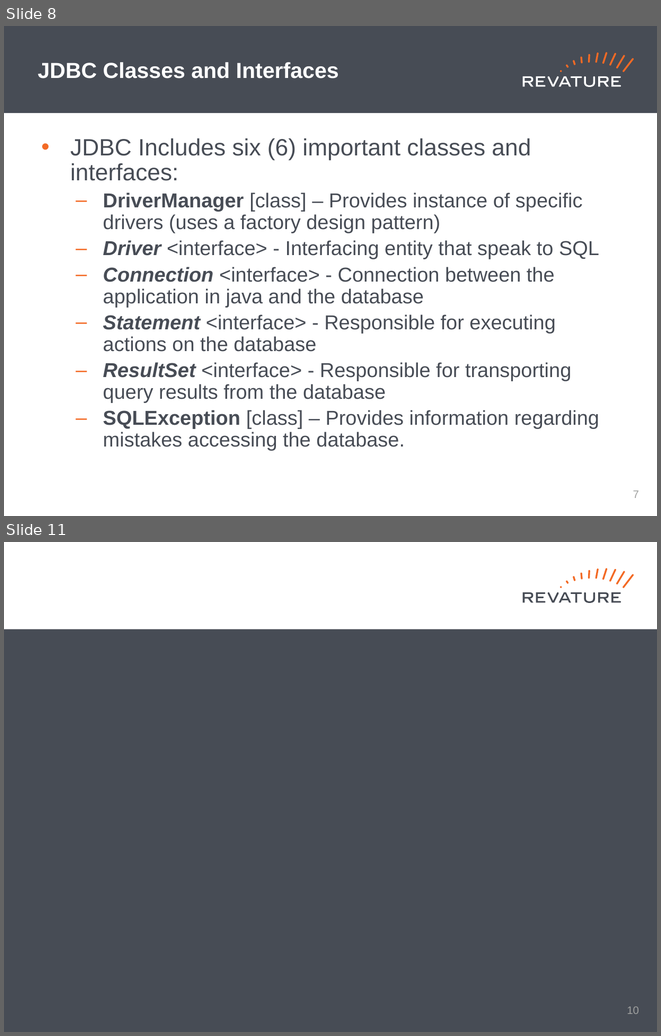
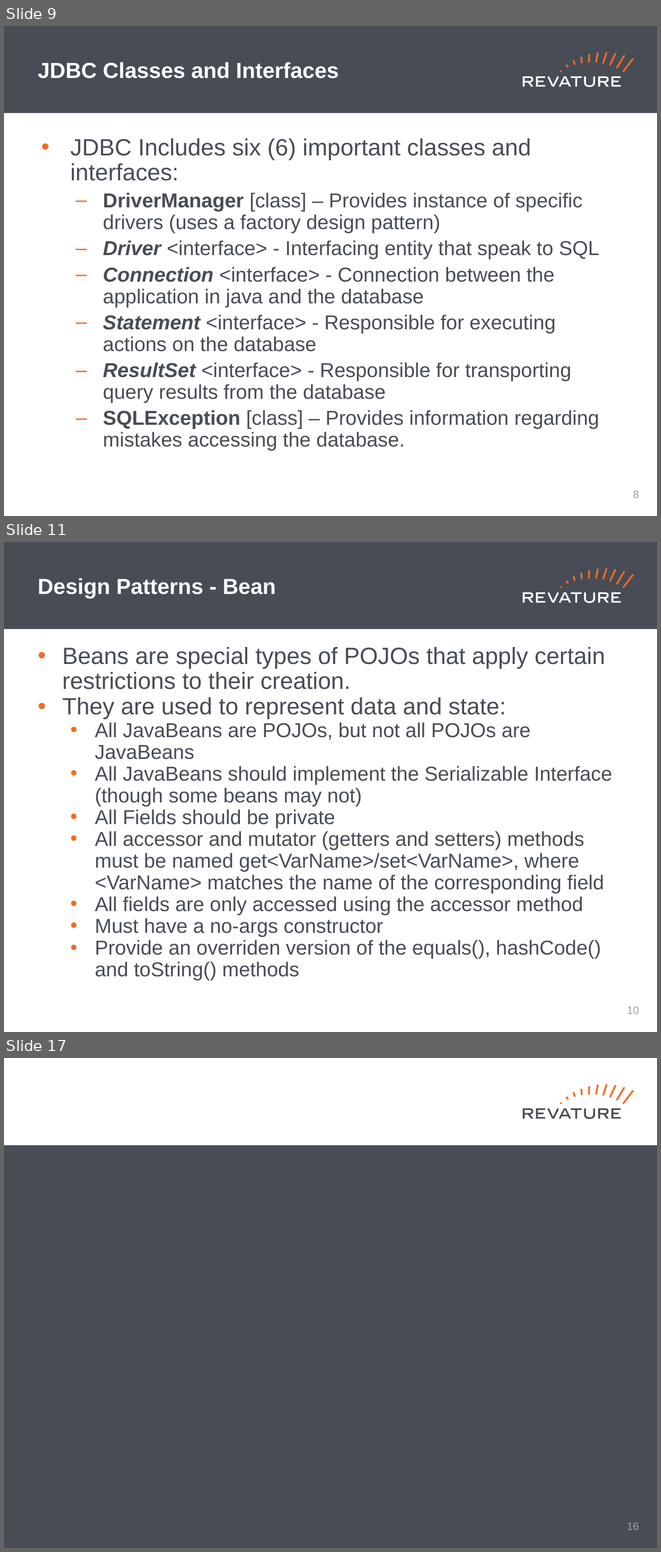
Before and after one commit to jhigherevature/8302021_RAP, a slide deck: powerpoints/Day_25.pptx. Shown one above the other, each under a label of ours: slides 8 and 11 before the commit, slides 9, 11 and 17 after it; the slides between them are not shown. The pictures are 661x1036 and 661x1552 pixels, drawn with LibreOffice and Linux fonts; fonts in the diff are those of the drawing. Boxes give left, top, right and bottom in pixels: in the first picture for what was removed or moved away, otherwise in the second. Text is boxed around its words. In the diff, an @@ line names an element or a change of style, - is before the commit and + after.

```diff
--- a/powerpoints/Day_25.pptx
+++ b/powerpoints/Day_25.pptx
@@ slide 11 added at (4,542,657,1032), background #FFFFFF; not listed: 19 template elements that a slide beside it also shows @@
@@ title added at (38,578,276,598), 24 pt, text #FFFFFF, bold @@
+Design Patterns - Bean
@@ text added at (62,647,612,980), 22.2 pt, text #474C55 @@
+• Beans are special types of POJOs that apply certain restrictions to their creation.
+• They are used to represent data and state:
+  • All JavaBeans are POJOs, but not all POJOs are JavaBeans
+  • All JavaBeans should implement the Serializable Interface (though some beans may not)
+  • All Fields should be private
+  • All accessor and mutator (getters and setters) methods must be named get<VarName>/set<VarName>, where <VarName> matches the name of the corresponding field
+  • All fields are only accessed using the accessor method
+  • Must have a no-args constructor
+  • Provide an overriden version of the equals(), hashCode() and toString() methods
@@ page number added at (627,1006,639,1014), 12 pt, text #A0A1A0 @@
+10
@@ what was slide 8 is now slide 9 @@
@@ page number at (633,490,639,498): text changed @@
-7
+8
@@ what was slide 11 is now slide 17 @@
@@ page number at (627,1522,639,1530): text changed @@
-10
+16
```
Also in this commit, not shown: 2 slides changed, 7 other slides added, 2 slides removed, 1 other file.
